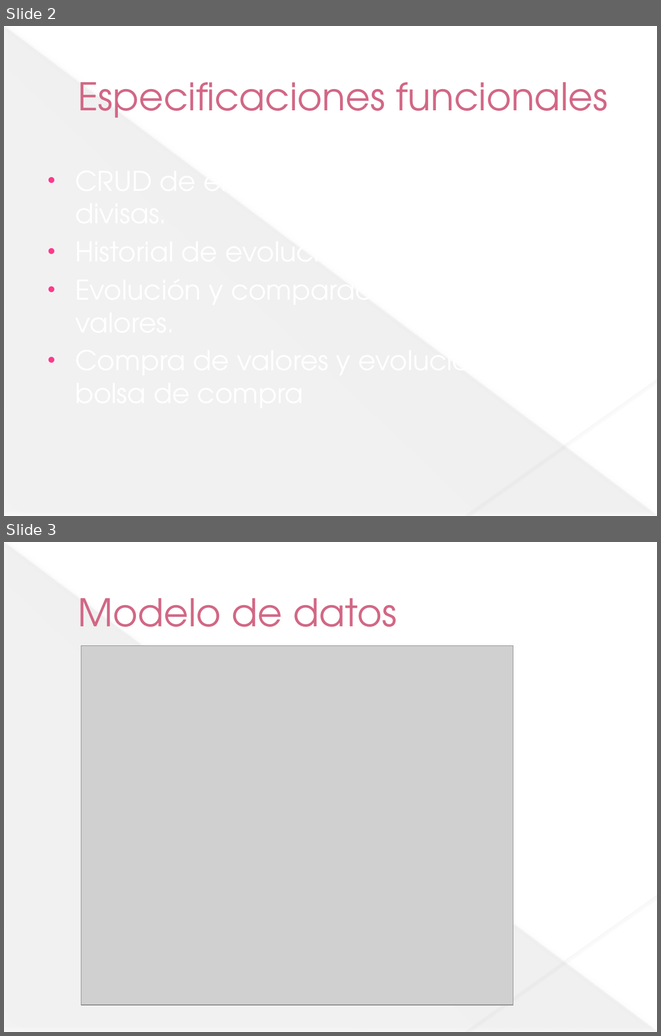
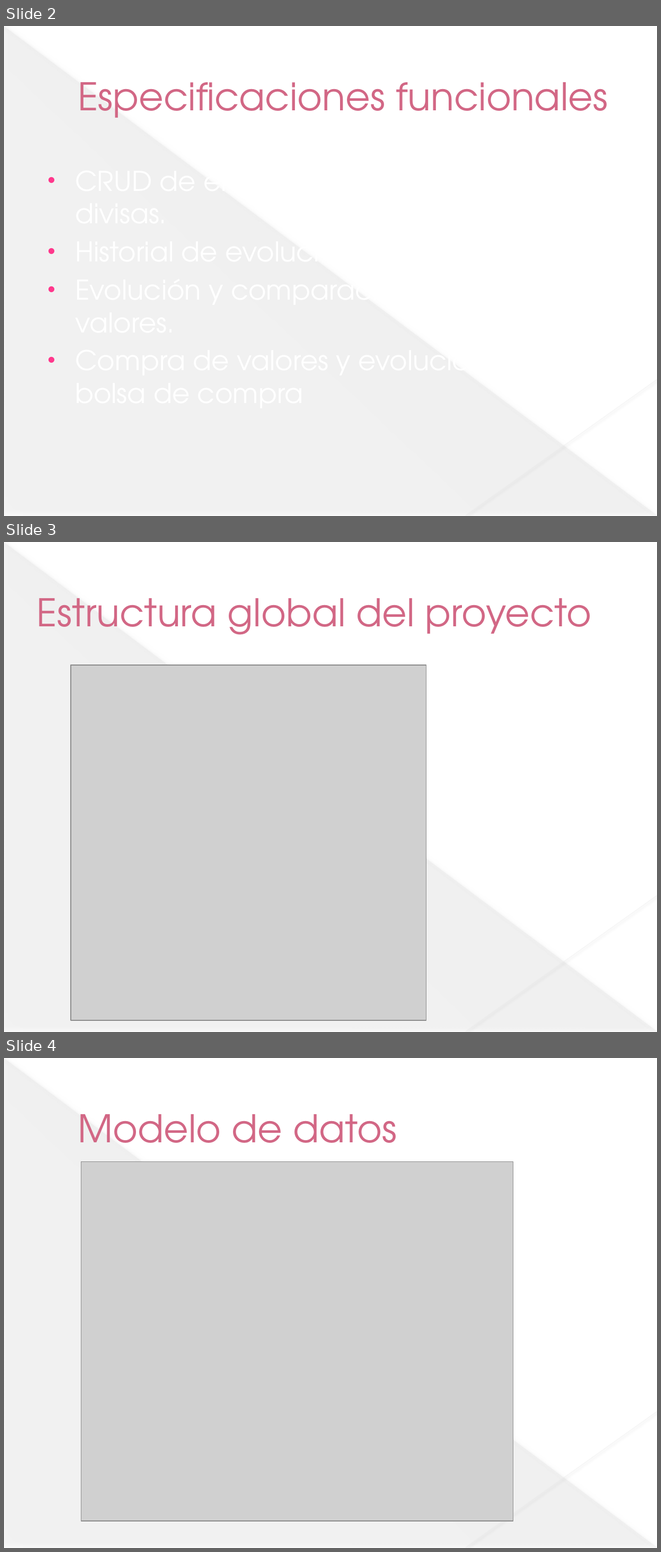
Before and after one commit to jesusdavidguti/ProyectoFinDeCurso, a slide deck: Presentación/Proyecto fin de curso.pptx. Shown one above the other, each under a label of ours: slides 2 and 3 before the commit, slides 2, 3 and 4 after it. The pictures are 661x1036 and 661x1552 pixels, drawn with LibreOffice and Linux fonts; fonts in the diff are those of the drawing; grey boxes stand for pictures. Boxes give left, top, right and bottom in pixels: in the first picture for what was removed or moved away, otherwise in the second. Text is boxed around its words. In the diff, an @@ line names an element or a change of style, - is before the commit and + after.

```diff
--- a/Presentación/Proyecto fin de curso.pptx
+++ b/Presentación/Proyecto fin de curso.pptx
@@ slide 3 added at bbox=[4, 542, 657, 1032], background #FFFFFF; not listed: 3 template elements that a slide beside it also shows @@
@@ text added at bbox=[37, 598, 592, 635], 42 pt, text #D26785 @@
+Estructura global del proyecto
@@ picture added at bbox=[71, 665, 426, 1020] @@
@@ what was slide 3 is now slide 4 @@
```
Also in this commit, not shown: 1 other slide added, 1 other file.
